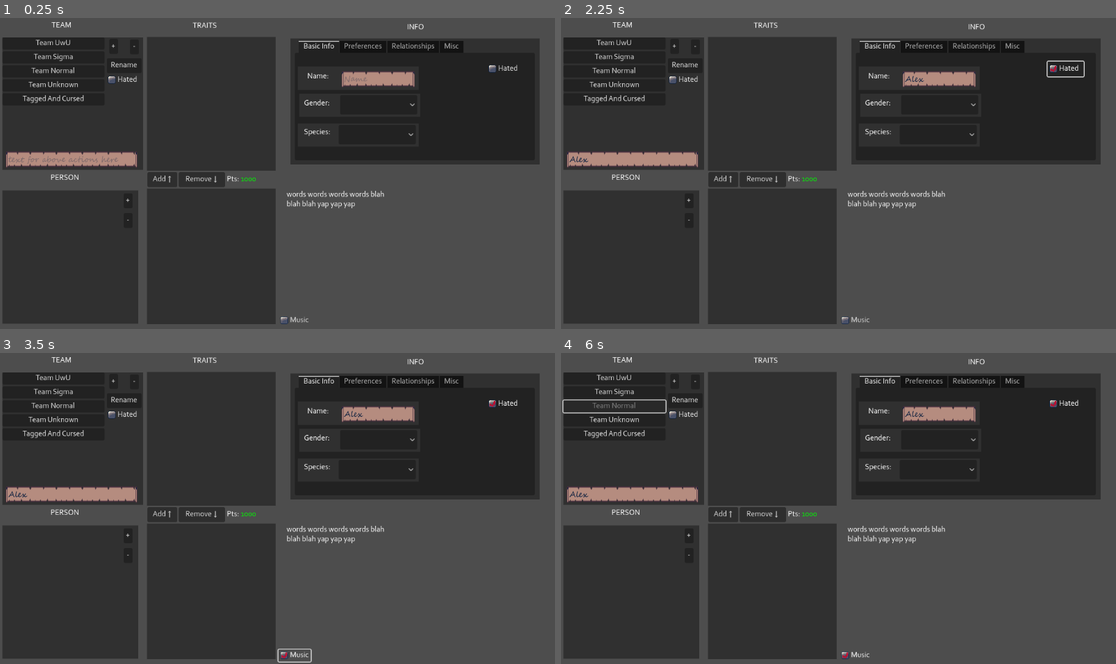
Above: before the commit, frames 1-4 (two rows, left to right).
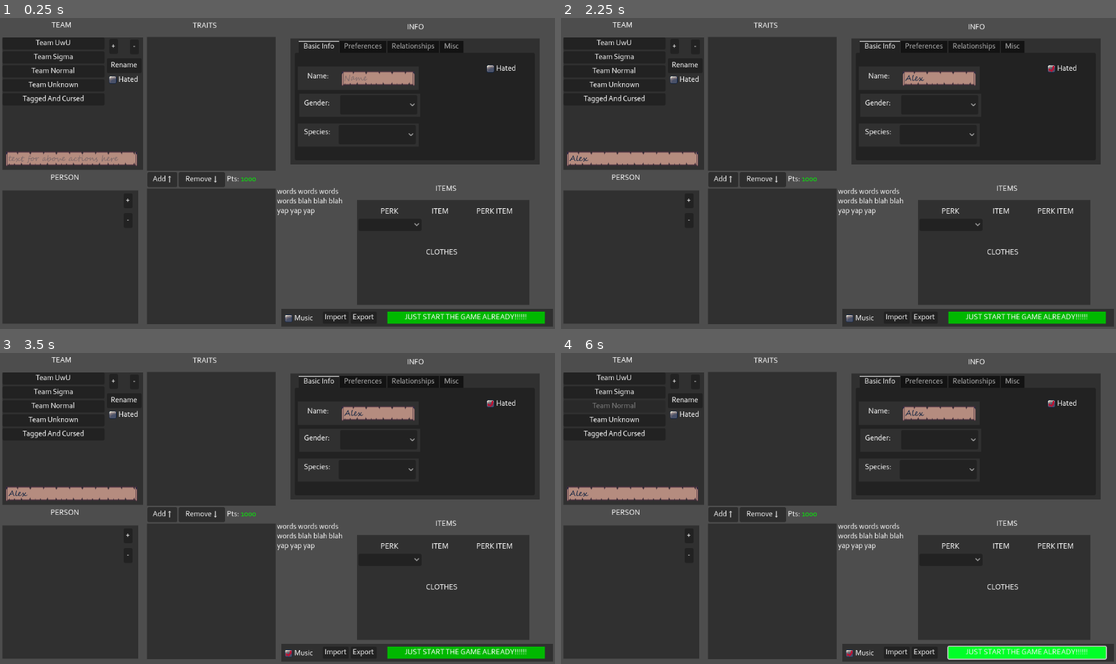
Above: after the commit, the same moments.

Repository: pivinx1/the-progressbar-games
Game: Godot game, scene res://main.tscn
Same seed, same stepped clock (60 frames per second), same inputs: the game is played once before the commit and once after it.
Inputs (mouse positions are in pixels of both pictures, inside the frame that each line leads up to):
- Up to frame 1 (0.25 s): no input
- Up to frame 2 (2.25 s): click (633, 161) at 0.52 s; type "Alex" at 0.6 s; click (938, 80) at 0.75 s; type "Alex" at 0.83 s; click (938, 105) at 1.27 s; click "Hated" at 2 s
- Up to frame 3 (3.5 s): click "Music" at 2.75 s
- Up to frame 4 (6 s): click (899, 651) at 3.5 s, where only the run after the commit has a clickable "Import"; click (927, 651) at 4.25 s, where only the run after the commit has a clickable "Export"; click "Team Normal" at 5 s; click (1027, 651) at 5.75 s, where only the run after the commit has a clickable "JUST START THE GAME ALREADY!!…"

The runs differ from the first frame. In frame 1, 14% of the frame differs, in the area x 1-100%, y 7-100%; in frame 2, 14%; in frame 3, 14%; in frame 4, 14%, in the area x 0-100%, y 7-100%.

Commit message:
music, start to work on stats and items

Diff:
--- /dev/null
+++ b/images/gui/scroll_readonly.tres
@@ -0,0 +1,10 @@
+[gd_resource type="StyleBoxTexture" load_steps=2 format=3 uid="uid://jiw02vm5616n"]
+
+[ext_resource type="Texture2D" uid="uid://ye8pd8jtbhdg" path="res://images/gui/scroll_readonly.png" id="1_x7a3y"]
+
+[resource]
+texture = ExtResource("1_x7a3y")
+texture_margin_left = 5.0
+texture_margin_right = 5.0
+axis_stretch_horizontal = 1
+region_rect = Rect2(0, 0, 64, 16)
--- a/main.tscn
+++ b/main.tscn
@@ -30,6 +30,12 @@
 	pass
 "
 
+[sub_resource type="StyleBoxFlat" id="StyleBoxFlat_pibdy"]
+bg_color = Color(0, 0.721569, 0, 1)
+
+[sub_resource type="StyleBoxFlat" id="StyleBoxFlat_kdeen"]
+bg_color = Color(0, 1, 0.156863, 1)
+
 [node name="Control" type="Control" node_paths=PackedStringArray("team_text_box", "team_box", "team_hated_box")]
 layout_mode = 3
 anchors_preset = 15
@@ -42,6 +48,7 @@
 team_text_box = NodePath("Teams/Text")
 team_box = NodePath("Teams/VBoxContainer")
 team_hated_box = NodePath("Teams/Hated")
+metadata/_edit_lock_ = true
 
 [node name="Teams" type="Panel" parent="."]
 layout_mode = 1
@@ -62,6 +69,7 @@
 offset_bottom = -58.0
 grow_horizontal = 2
 grow_vertical = 2
+metadata/_edit_lock_ = true
 
 [node name="Add" type="Button" parent="Teams"]
 layout_mode = 0
@@ -89,9 +97,9 @@
 
 [node name="Hated" type="CheckBox" parent="Teams"]
 layout_mode = 0
-offset_left = 215.0
+offset_left = 221.0
 offset_top = 73.0
-offset_right = 290.0
+offset_right = 285.0
 offset_bottom = 104.0
 text = "Hated"
 
@@ -121,8 +129,10 @@
 offset_right = -38.0
 grow_horizontal = 2
 grow_vertical = 2
+metadata/_edit_lock_ = true
 
 [node name="Add" type="Button" parent="Person"]
+layout_mode = 0
 offset_left = 252.0
 offset_top = 6.0
 offset_right = 270.0
@@ -130,6 +140,7 @@
 text = "+"
 
 [node name="Remove" type="Button" parent="Person"]
+layout_mode = 0
 offset_left = 252.0
 offset_top = 47.0
 offset_right = 270.0
@@ -153,6 +164,7 @@
 anchor_bottom = 1.0
 grow_horizontal = 2
 grow_vertical = 2
+metadata/_edit_lock_ = true
 
 [node name="UnselectedTraits" type="Panel" parent="."]
 layout_mode = 1
@@ -172,6 +184,7 @@
 anchor_bottom = 1.0
 grow_horizontal = 2
 grow_vertical = 2
+metadata/_edit_lock_ = true
 
 [node name="InfoPanel" type="Panel" parent="."]
 layout_mode = 1
@@ -318,6 +331,7 @@
 offset_bottom = 215.0
 
 [node name="Neutral" type="ItemList" parent="InfoPanel/TabContainer/Preferences"]
+layout_mode = 0
 offset_left = 168.0
 offset_top = 48.0
 offset_right = 317.0
@@ -388,6 +402,63 @@
 visible = false
 layout_mode = 2
 
+[node name="ItemPanel" type="Panel" parent="."]
+layout_mode = 0
+offset_left = 741.0
+offset_top = 380.0
+offset_right = 1099.0
+offset_bottom = 598.0
+
+[node name="ItemsText2" type="RichTextLabel" parent="ItemPanel"]
+layout_mode = 0
+offset_left = 22.0
+offset_top = 16.0
+offset_right = 114.0
+offset_bottom = 42.0
+bbcode_enabled = true
+text = "[center][b]PERK[/b][/center]"
+
+[node name="ItemsText5" type="RichTextLabel" parent="ItemPanel"]
+layout_mode = 0
+offset_left = 130.0
+offset_top = 101.0
+offset_right = 222.0
+offset_bottom = 127.0
+bbcode_enabled = true
+text = "[center][b]CLOTHES[/b][/center]"
+
+[node name="ItemsText3" type="RichTextLabel" parent="ItemPanel"]
+layout_mode = 0
+offset_left = 127.0
+offset_top = 16.0
+offset_right = 219.0
+offset_bottom = 42.0
+bbcode_enabled = true
+text = "[center][b]ITEM[/b][/center]"
+
+[node name="ItemsText4" type="RichTextLabel" parent="ItemPanel"]
+layout_mode = 0
+offset_left = 240.0
+offset_top = 16.0
+offset_right = 332.0
+offset_bottom = 42.0
+bbcode_enabled = true
+text = "[center][b]PERK ITEM[/b][/center]"
+
+[node name="OptionButton" type="OptionButton" parent="ItemPanel"]
+layout_mode = 0
+offset_left = 3.0
+offset_top = 39.0
+offset_right = 134.0
+offset_bottom = 64.0
+item_count = 3
+popup/item_0/text = "Quick Revive"
+popup/item_0/id = 0
+popup/item_1/text = "Juggernog"
+popup/item_1/id = 1
+popup/item_2/text = "Mule Kick"
+popup/item_2/id = 2
+
 [node name="AddTrait" type="Button" parent="."]
 layout_mode = 0
 offset_left = 306.0
@@ -406,10 +477,10 @@
 
 [node name="Description" type="Label" parent="."]
 layout_mode = 0
-offset_left = 595.0
-offset_top = 361.0
-offset_right = 829.0
-offset_bottom = 613.0
+offset_left = 575.0
+offset_top = 355.0
+offset_right = 731.0
+offset_bottom = 587.0
 text = "words words words words blah blah blah yap yap yap"
 autowrap_mode = 3
 
@@ -445,6 +516,15 @@
 bbcode_enabled = true
 text = "[center][b]INFO[/b][/center]"
 
+[node name="ItemsText" type="RichTextLabel" parent="Decorations"]
+layout_mode = 0
+offset_left = 845.0
+offset_top = 349.0
+offset_right = 1007.0
+offset_bottom = 375.0
+bbcode_enabled = true
+text = "[center][b]ITEMS[/b][/center]"
+
 [node name="PersonText" type="RichTextLabel" parent="Decorations"]
 layout_mode = 0
 offset_left = 54.0
@@ -466,18 +546,51 @@
 [node name="AudioStreamPlayer" type="AudioStreamPlayer" parent="." node_paths=PackedStringArray("tickbox")]
 stream = ExtResource("20_j7m7d")
 script = ExtResource("21_gfmm7")
-tickbox = NodePath("../Music")
-
-[node name="Music" type="CheckBox" parent="."]
-layout_mode = 0
-offset_left = 578.0
-offset_top = 618.0
-offset_right = 645.0
+tickbox = NodePath("../Panel/Music")
+
+[node name="Panel" type="Panel" parent="."]
+layout_mode = 0
+offset_left = 584.0
+offset_top = 606.0
+offset_right = 1148.0
 offset_bottom = 643.0
+
+[node name="Music" type="CheckBox" parent="Panel"]
+layout_mode = 0
+offset_left = 7.0
+offset_top = 8.0
+offset_right = 74.0
+offset_bottom = 33.0
 text = "Music"
+
+[node name="Import" type="Button" parent="Panel"]
+layout_mode = 0
+offset_left = 86.0
+offset_top = 6.0
+offset_right = 140.0
+offset_bottom = 31.0
+text = "Import"
+
+[node name="Export" type="Button" parent="Panel"]
+layout_mode = 0
+offset_left = 144.0
+offset_top = 6.0
+offset_right = 198.0
+offset_bottom = 31.0
+text = "Export"
+
+[node name="Export2" type="Button" parent="Panel"]
+layout_mode = 0
+offset_left = 220.0
+offset_top = 6.0
+offset_right = 547.0
+offset_bottom = 31.0
+theme_override_styles/normal = SubResource("StyleBoxFlat_pibdy")
+theme_override_styles/hover = SubResource("StyleBoxFlat_kdeen")
+text = "JUST START THE GAME ALREADY!!!!!!"
 
 [connection signal="pressed" from="Teams/Add" to="." method="_on_team_add_pressed"]
 [connection signal="pressed" from="Teams/Remove" to="." method="_on_team_remove_pressed"]
 [connection signal="pressed" from="Teams/Rename" to="." method="_on_team_rename_pressed"]
 [connection signal="pressed" from="Teams/Hated" to="." method="_on_team_hated_pressed"]
-[connection signal="pressed" from="Music" to="AudioStreamPlayer" method="_on_music_pressed"]
+[connection signal="pressed" from="Panel/Music" to="AudioStreamPlayer" method="_on_music_pressed"]
--- /dev/null
+++ b/other/button.tres
@@ -0,0 +1,10 @@
+[gd_resource type="StyleBoxTexture" load_steps=2 format=3 uid="uid://bkqaxt1h6i74c"]
+
+[ext_resource type="Texture2D" uid="uid://bf2j2fvrj58yy" path="res://images/gui/button.png" id="1_7xw5w"]
+
+[resource]
+texture = ExtResource("1_7xw5w")
+texture_margin_left = 2.0
+texture_margin_top = 2.0
+texture_margin_right = 2.0
+texture_margin_bottom = 2.0
--- /dev/null
+++ b/other/button_disabled.tres
@@ -0,0 +1,10 @@
+[gd_resource type="StyleBoxTexture" load_steps=2 format=3 uid="uid://crbej7q7lhfgn"]
+
+[ext_resource type="Texture2D" uid="uid://bf2j2fvrj58yy" path="res://images/gui/button.png" id="1_yv0vc"]
+
+[resource]
+texture = ExtResource("1_yv0vc")
+texture_margin_left = 2.0
+texture_margin_top = 2.0
+texture_margin_right = 2.0
+texture_margin_bottom = 2.0
--- /dev/null
+++ b/other/button_pressed.tres
@@ -0,0 +1,10 @@
+[gd_resource type="StyleBoxTexture" load_steps=2 format=3 uid="uid://b3ws77ayp1nma"]
+
+[ext_resource type="Texture2D" uid="uid://b3errhbnmtf11" path="res://images/gui/button_pressed.png" id="1_v2l1e"]
+
+[resource]
+texture = ExtResource("1_v2l1e")
+texture_margin_left = 2.0
+texture_margin_top = 2.0
+texture_margin_right = 2.0
+texture_margin_bottom = 2.0
--- a/other/theme.tres
+++ b/other/theme.tres
@@ -7,18 +7,58 @@
 [ext_resource type="FontFile" uid="uid://ih72uldnr01m" path="res://fonts/SEGOESC.TTF" id="5_kx36w"]
 [ext_resource type="StyleBox" uid="uid://dqylt8mdfysdr" path="res://images/gui/scroll.tres" id="6_3ektk"]
 [ext_resource type="FontFile" uid="uid://dprdbhm75lgy1" path="res://fonts/CORBEL.TTF" id="7_ir70r"]
+[ext_resource type="StyleBox" uid="uid://jiw02vm5616n" path="res://images/gui/scroll_readonly.tres" id="7_reukr"]
+
+[sub_resource type="StyleBoxEmpty" id="StyleBoxEmpty_0eo34"]
+
+[sub_resource type="StyleBoxEmpty" id="StyleBoxEmpty_y20mm"]
+
+[sub_resource type="StyleBoxEmpty" id="StyleBoxEmpty_uhi5w"]
+
+[sub_resource type="StyleBoxEmpty" id="StyleBoxEmpty_u0e4y"]
+
+[sub_resource type="StyleBoxEmpty" id="StyleBoxEmpty_0ftik"]
+
+[sub_resource type="StyleBoxEmpty" id="StyleBoxEmpty_yxre3"]
+
+[sub_resource type="StyleBoxEmpty" id="StyleBoxEmpty_lvt6w"]
+
+[sub_resource type="StyleBoxEmpty" id="StyleBoxEmpty_ptc6c"]
+
+[sub_resource type="StyleBoxEmpty" id="StyleBoxEmpty_c2dee"]
+
+[sub_resource type="StyleBoxEmpty" id="StyleBoxEmpty_0v5xb"]
+
+[sub_resource type="StyleBoxEmpty" id="StyleBoxEmpty_cufae"]
+
+[sub_resource type="StyleBoxEmpty" id="StyleBoxEmpty_75lh2"]
 
 [sub_resource type="StyleBoxFlat" id="StyleBoxFlat_180d0"]
 bg_color = Color(0.187176, 0.187176, 0.187176, 1)
 
 [resource]
 default_font = ExtResource("7_ir70r")
+Button/colors/font_color = Color(1, 1, 1, 1)
 CheckBox/icons/checked = ExtResource("1_0ra8y")
 CheckBox/icons/checked_disabled = ExtResource("2_yxiav")
 CheckBox/icons/unchecked = ExtResource("3_5w7jv")
 CheckBox/icons/unchecked_disabled = ExtResource("4_rom6p")
+CheckBox/styles/disabled = SubResource("StyleBoxEmpty_0eo34")
+CheckBox/styles/focus = SubResource("StyleBoxEmpty_y20mm")
+CheckBox/styles/hover = SubResource("StyleBoxEmpty_uhi5w")
+CheckBox/styles/hover_pressed = SubResource("StyleBoxEmpty_u0e4y")
+CheckBox/styles/normal = SubResource("StyleBoxEmpty_0ftik")
+CheckBox/styles/pressed = SubResource("StyleBoxEmpty_yxre3")
+CheckButton/styles/disabled = SubResource("StyleBoxEmpty_lvt6w")
+CheckButton/styles/focus = SubResource("StyleBoxEmpty_ptc6c")
+CheckButton/styles/hover = SubResource("StyleBoxEmpty_c2dee")
+CheckButton/styles/hover_pressed = SubResource("StyleBoxEmpty_0v5xb")
+CheckButton/styles/normal = SubResource("StyleBoxEmpty_cufae")
+CheckButton/styles/pressed = SubResource("StyleBoxEmpty_75lh2")
 LineEdit/colors/font_color = Color(0.0509804, 0.129412, 0.25098, 1)
 LineEdit/colors/font_placeholder_color = Color(0.0509804, 0.129412, 0.25098, 0.32549)
 LineEdit/fonts/font = ExtResource("5_kx36w")
+LineEdit/styles/focus = ExtResource("6_3ektk")
 LineEdit/styles/normal = ExtResource("6_3ektk")
+LineEdit/styles/read_only = ExtResource("7_reukr")
 Panel/styles/panel = SubResource("StyleBoxFlat_180d0")
--- a/project.godot
+++ b/project.godot
@@ -15,6 +15,10 @@
 config/features=PackedStringArray("4.2", "GL Compatibility")
 config/icon="res://icon.svg"
 
+[autoload]
+
+Things="*res://things.gd"
+
 [display]
 
 window/subwindows/embed_subwindows=false
--- /dev/null
+++ b/things.gd
@@ -0,0 +1,48 @@
+extends Node
+
+enum TraitType {
+	GOOD,
+	NEUTRAL,
+	NEGATIVE,
+}
+enum ItemType {
+	FIREARM,
+	MELEE,
+	MAGICAL,
+	FOOD,
+	MEDICAL,
+}
+enum GearType {
+	STANDARD,
+	POWERED,
+	COSMETIC,
+}
+var things = {
+	"member" = {
+		"stats" = {
+			"firearms" = 0.0,
+			"melee" = 0.0,
+			"health" = 0.0,
+			"strength" = 0.0,
+			"luck" = 0.0,
+			"cuteness" = 0.0,
+			"intelligence" = 0.0,
+			"pacifism" = 0.0,
+			"kindness" = 0.0,
+			"happiness" = 0.0,
+			"suicidal" = 0.0,
+			"inventor" = 0.0,
+		},
+	},
+	"traits" = {
+		"lucky" = {
+			"name" = "Lucky",
+			"description" = "Finds more loot.",
+			"points" = 4,
+			"type" = TraitType.GOOD,
+			"effects" = {
+				"luck" = 5
+			},
+		},
+	},
+};
Not shown, added: addons/LogDuck/LogDuck.gd
Not shown, added: addons/LogDuck/LogDuckSettings.gd
Not shown, added: addons/LogDuck/plugin.cfg
Not shown, added: addons/LogDuck/plugin.gd
Not shown, added: addons/LogDuck/src/system_specs.gd
Not shown, added: addons/LogDuck/src/utils.gd
Binary file added: images/gui/button.png
Not shown, added: images/gui/button.png.import
Binary file added: images/gui/button_disabled.png
Not shown, added: images/gui/button_disabled.png.import
Binary file added: images/gui/button_pressed.png
Not shown, added: images/gui/button_pressed.png.import
(and 6 more such lines)
